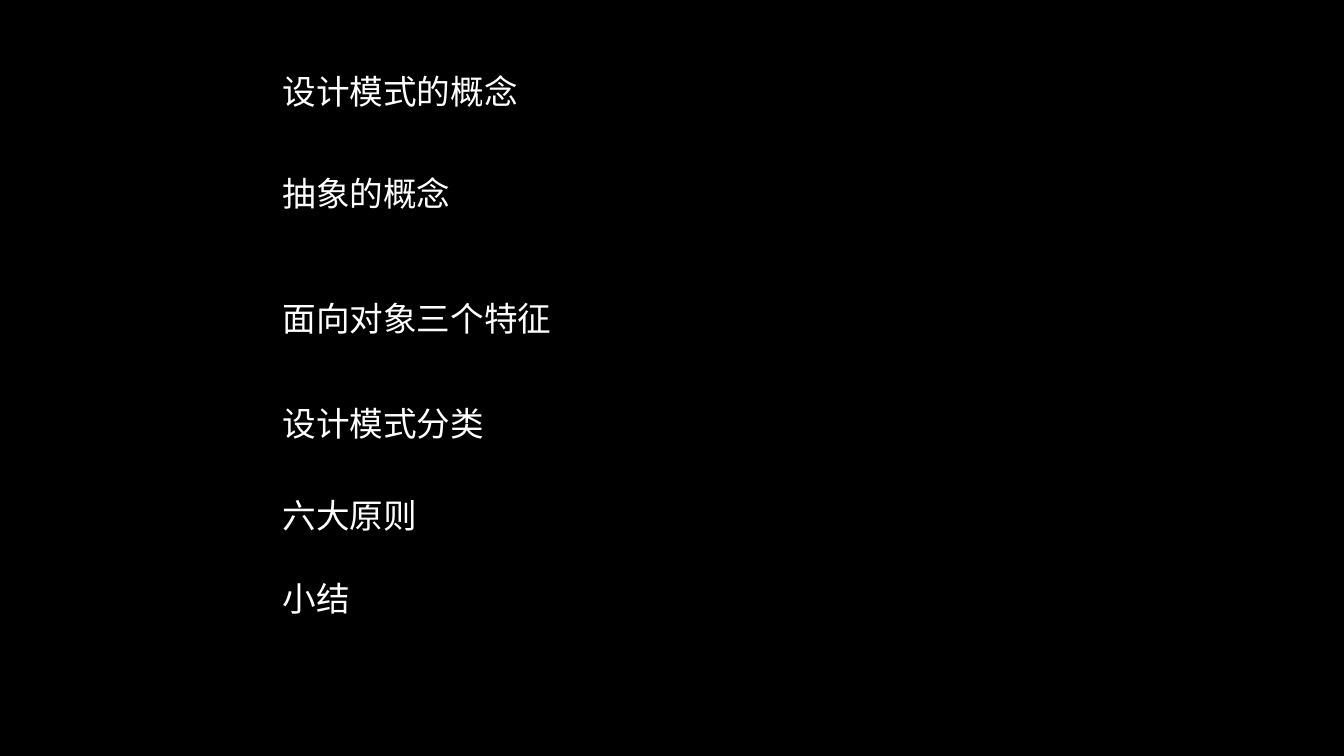
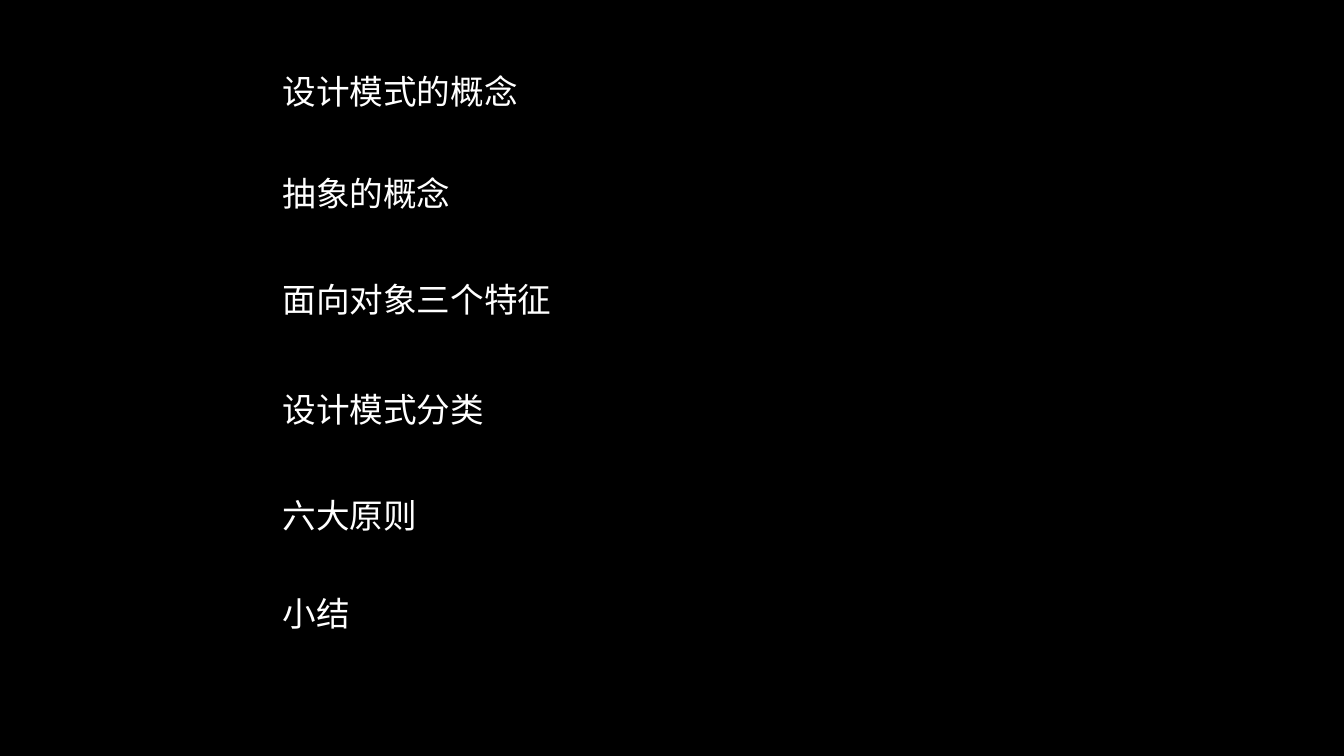
Before and after one commit to 643364103/design, a slide deck: slide 2 of designpattern/ppt/设计模式（一）.pptx. Drawn at 1344x756 pixels with LibreOffice and Linux fonts; fonts in the diff are those of the drawing. Boxes give left, top, right and bottom in pixels: in the first picture for what was removed or moved away, otherwise in the second. Text is boxed around its words. In the diff, an @@ line names an element or a change of style, - is before the commit and + after.

```diff
--- a/designpattern/ppt/设计模式（一）.pptx
+++ b/designpattern/ppt/设计模式（一）.pptx
@@ text "面向对象三个特征": place and size @@
-text "面向对象三个特征" at <box>283,302,552,334</box>
+text "面向对象三个特征" at <box>283,283,552,315</box>
@@ text "设计模式分类": place and size @@
-text "设计模式分类" at <box>283,407,485,439</box>
+text "设计模式分类" at <box>283,393,485,425</box>
@@ text "小结": place and size @@
-text "小结" at <box>283,582,350,614</box>
+text "小结" at <box>283,597,350,629</box>
```
Also in this commit, not shown: 4 other slides changed, 2 slides added, 5 other files.
